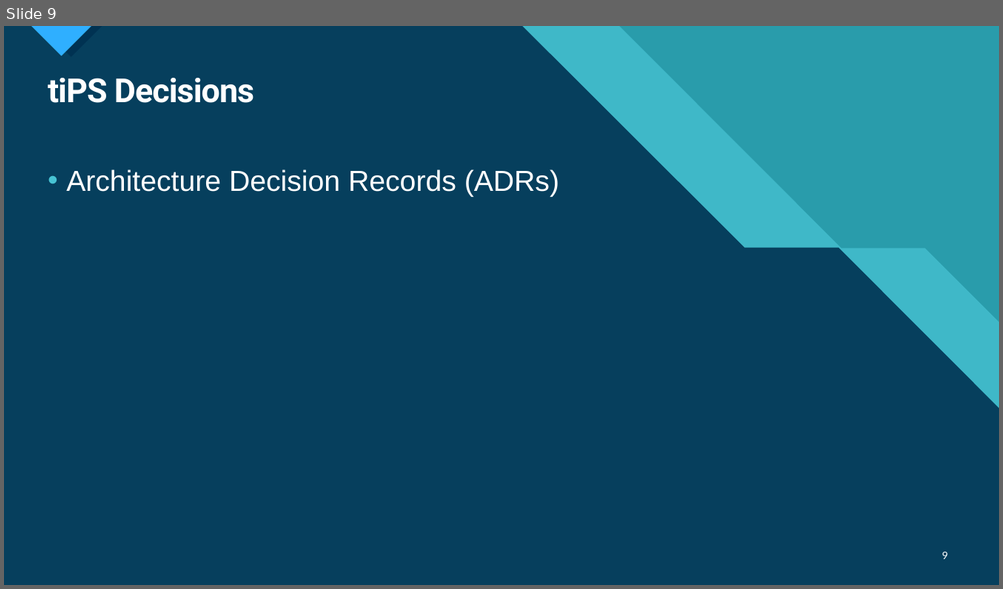
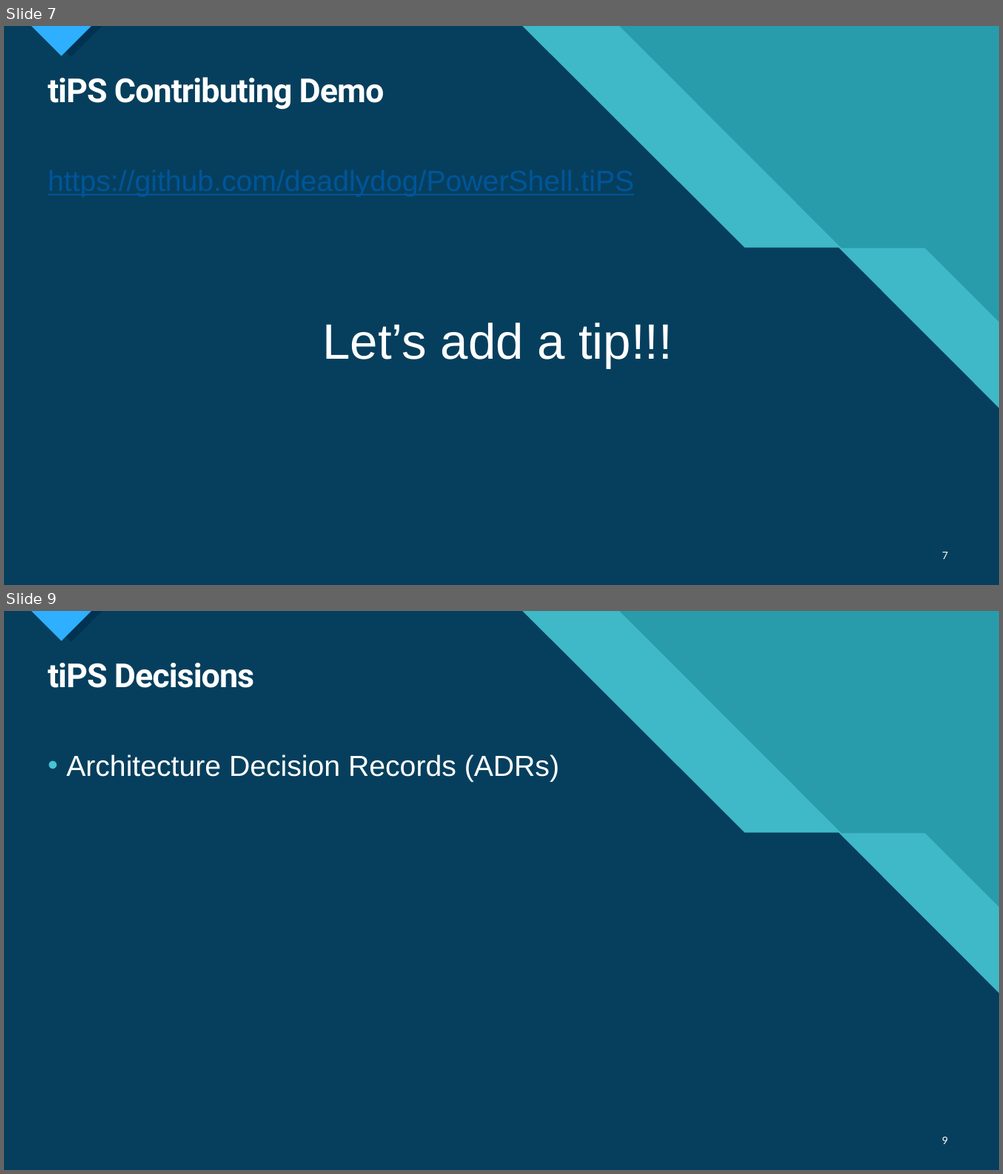
Before and after one commit to deadlydog/Presentation.tiPSWelcome, a slide deck: src/tiPS Welcome.pptx. Shown one above the other, each under a label of ours: slide 9 before the commit, slides 7 and 9 after it; the slides between them are not shown. The pictures are 1003x589 and 1003x1174 pixels, drawn with LibreOffice and Linux fonts; fonts in the diff are those of the drawing. Boxes give left, top, right and bottom in pixels: in the first picture for what was removed or moved away, otherwise in the second. Text is boxed around its words. In the diff, an @@ line names an element or a change of style, - is before the commit and + after.

```diff
--- a/src/tiPS Welcome.pptx
+++ b/src/tiPS Welcome.pptx
@@ slide 7 added at bbox=[4, 26, 999, 585], background #47C3D3; not listed: 14 template elements that a slide beside it also shows @@
@@ title added at bbox=[48, 77, 384, 110], 32 pt, text #FFFFFF, bold @@
+tiPS Contributing Demo
@@ text added at bbox=[322, 323, 672, 368], 48 pt, text #FFFFFF @@
+Let’s add a tip!!!
@@ page number added at bbox=[942, 552, 948, 560], 10 pt, text #FFFFFF @@
+7
```
Also in this commit, not shown: 7 slides changed, 5 other slides added, 1 slide removed, 5 other files.
